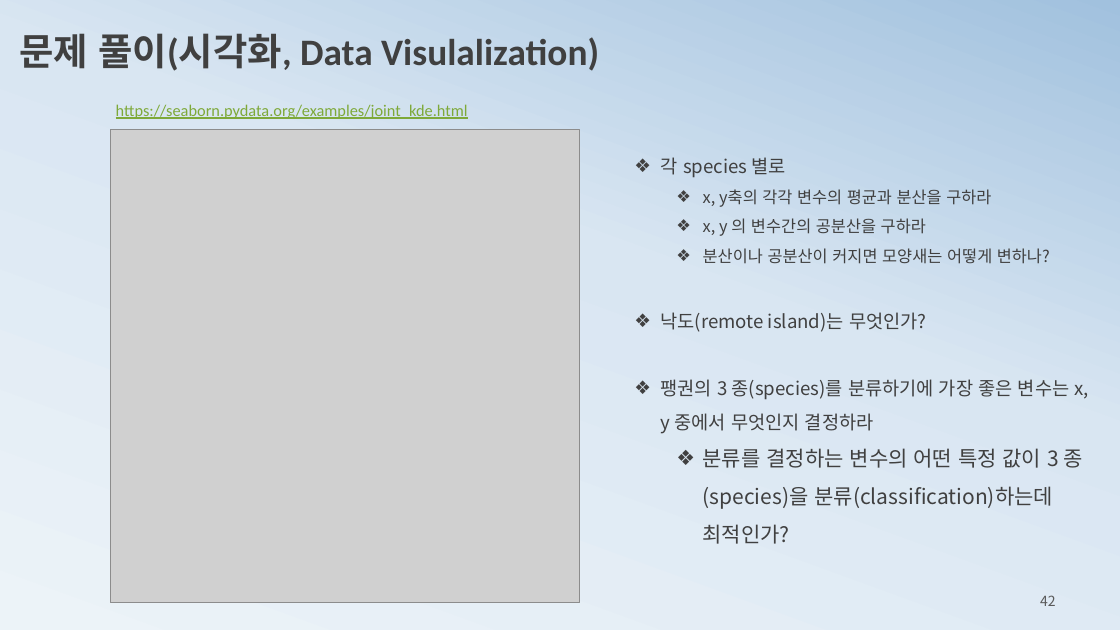
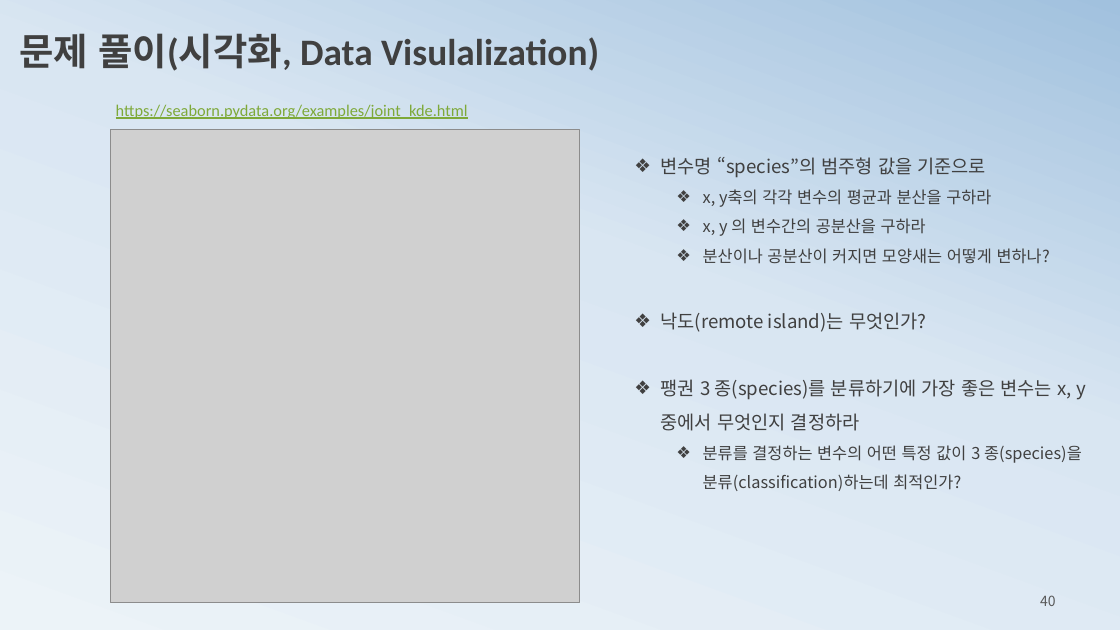
Before and after one commit to ancestor9/mathematics-for-machine-learning, a slide deck: slide 40 of 1_statistics for machine learning.pptx (slide 42 before the commit). Drawn at 1120x630 pixels with LibreOffice and Linux fonts; fonts in the diff are those of the drawing; grey boxes stand for pictures. Boxes give left, top, right and bottom in pixels: in the first picture for what was removed or moved away, otherwise in the second. Text is boxed around its words. In the diff, an @@ line names an element or a change of style, - is before the commit and + after.

```diff
--- a/1_statistics for machine learning.pptx
+++ b/1_statistics for machine learning.pptx
@@ text at [661,157,987,178]: text changed @@
-❖ 각 species 별로
+❖ 변수명 “species”의 범주형 값을 기준으로
@@ text at [661,379,1086,431]: text changed @@
-❖ 팽권의 3 종(species)를 분류하기에 가장 좋은 변수는 x, y 중에서 무엇인지 결정하라
+❖ 팽권 3 종(species)를 분류하기에 가장 좋은 변수는 x, y 중에서 무엇인지 결정하라
@@ text at [703,445,1082,491]: size 18 to 14 pt in "분류를 결정하는 변수의 어떤 특정 값이 3 ..." @@
@@ page number at [1040,595,1056,606]: text changed @@
-42
+40
```
Also in this commit, not shown: 18 other slides changed, 5 slides added, 2 slides removed.
